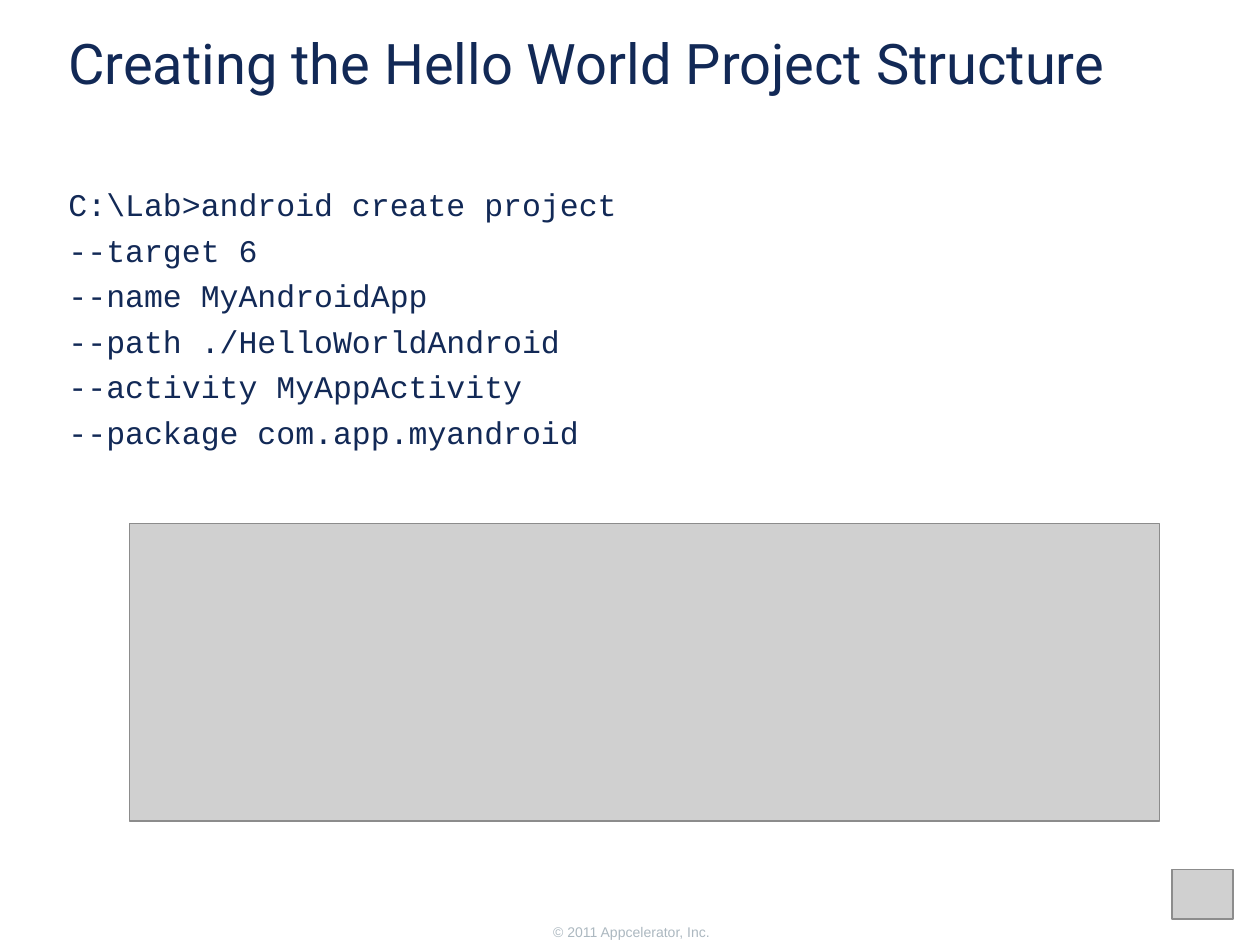
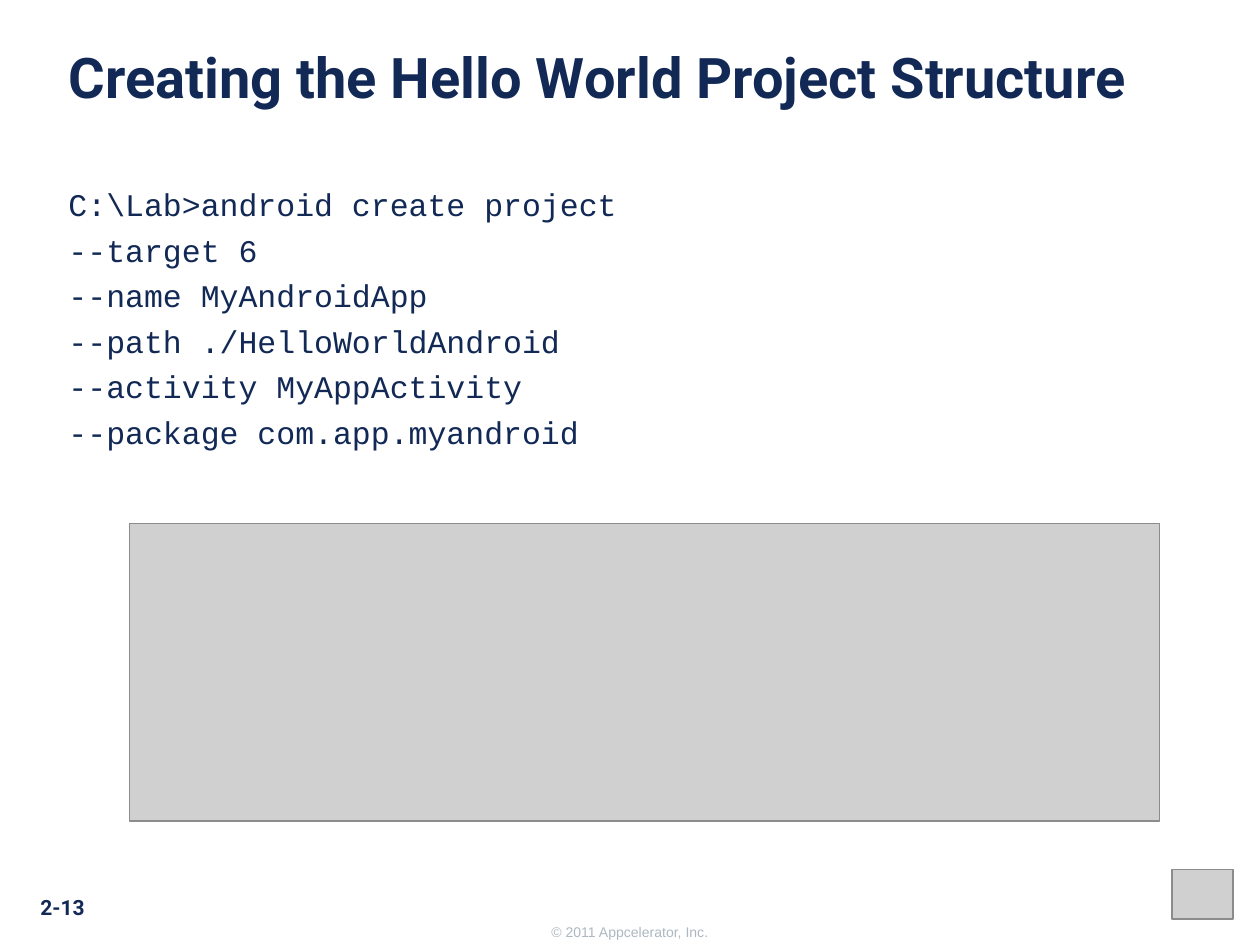
Before and after one commit to appcelerator-training-archive/tcad_certification, a slide deck: slide 13 of 210/210.ppt. Drawn at 1260x945 pixels with LibreOffice and Linux fonts; fonts in the diff are those of the drawing; grey boxes stand for pictures; background and template pictures are left out. Boxes give left, top, right and bottom in pixels: in the first picture for what was removed or moved away, otherwise in the second. Text is boxed around its words. In the diff, an @@ line names an element or a change of style, - is before the commit and + after.

```diff
--- a/210/210.ppt
+++ b/210/210.ppt
@@ text "Creating the Hello World Project ...": place and size @@
-text "Creating the Hello World Project ..." at [68, 42, 1104, 96]
+text "Creating the Hello World Project ..." at [68, 56, 1126, 110]
@@ text "Creating the Hello World Project ..." at [68, 56, 1126, 110]: bold on @@
@@ page number added at [40, 900, 84, 916], 12 pt, text #122956, bold @@
+2-13
@@ text added at [566, 927, 709, 940], 8 pt, text #ACB8C0 @@
+© 2011 Appcelerator, Inc.
@@ text removed at [567, 927, 710, 940] @@
-© 2011 Appcelerator, Inc.
```
Also in this commit, not shown: 27 other slides changed, 1 slide added, 5 slides removed, 54 other files.
